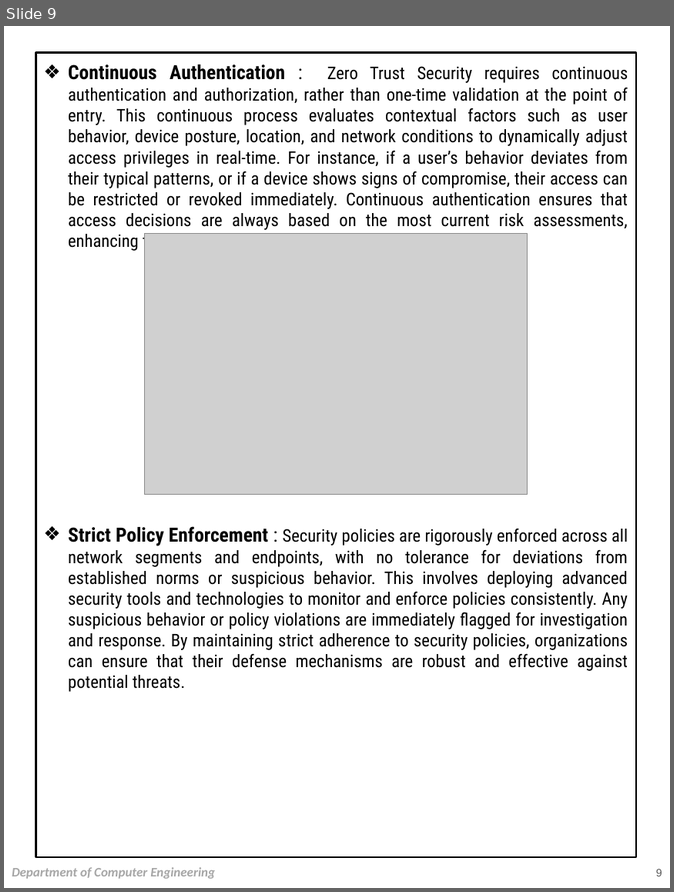
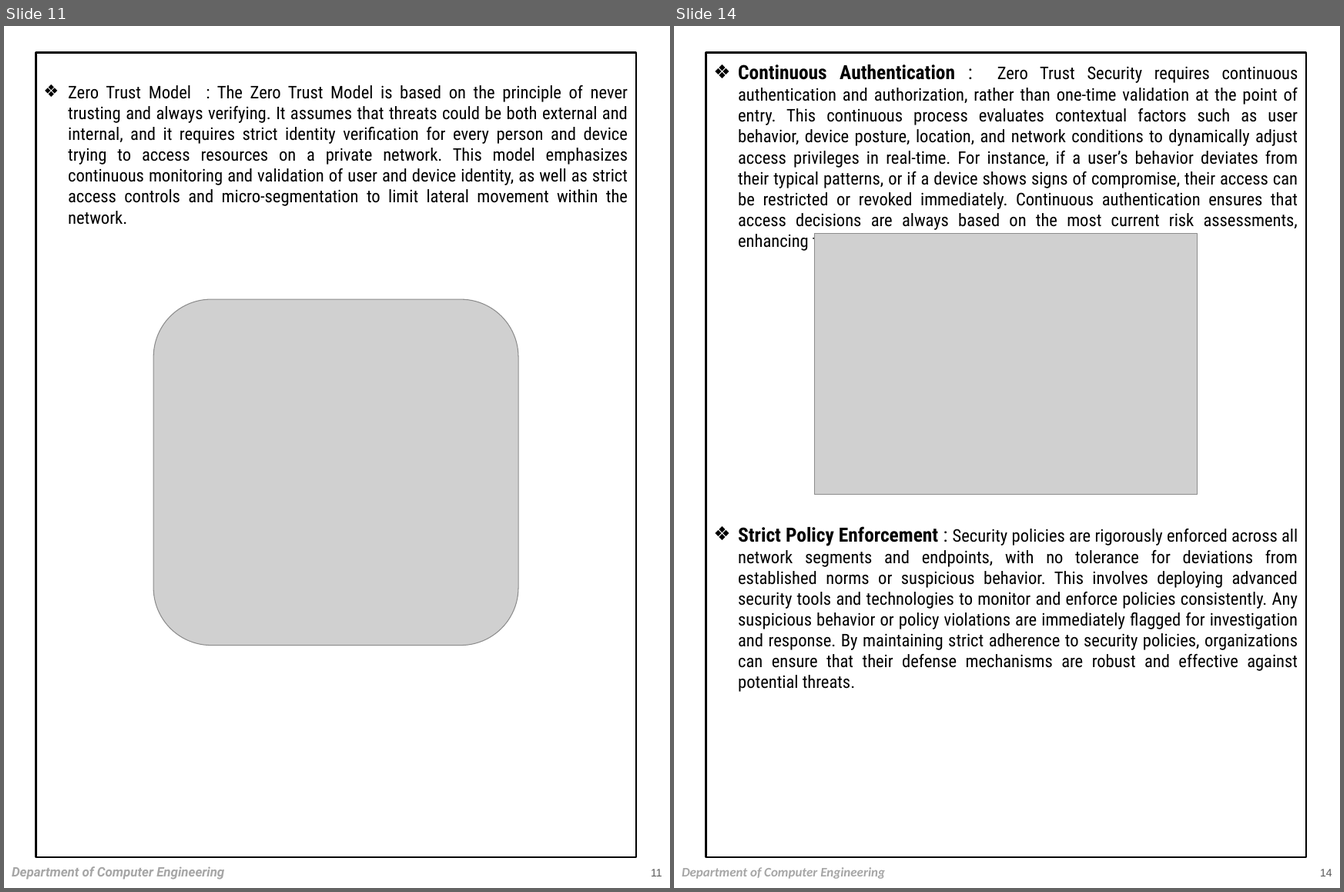
Before and after one commit to Silo5k3u8t4/semi, a slide deck: NEW.pptx. Shown side by side, each under a label of ours: slide 9 before the commit, slides 11 and 14 after it; the slides between them are not shown. The pictures are 674x892 and 1344x892 pixels, drawn with LibreOffice and Linux fonts; fonts in the diff are those of the drawing; grey boxes stand for pictures. Boxes give left, top, right and bottom in pixels: in the first picture for what was removed or moved away, otherwise in the second. Text is boxed around its words. In the diff, an @@ line names an element or a change of style, - is before the commit and + after.

Commit message:
deleted:    3.+Rajesh+Patel,+et+al.pdf 	new file:   360_F_717449686_5f2Keq9QpDX3yAGUgK0QJjQIkOQDPG5Y.webp 	new file:   BellLaPadula.png 	deleted:    CYCLE 1.pdf 	new file:   ClarkeWilsonSecurityModel.png 	new file:   NEW.pdf 	modified:   NEW.pptx 	deleted:    Network_Connectivity_plus_Zero_Trust_Security_Diagram.svg 	new file:   biba.png 	deleted:    cycle 1.ipynb - Colab.pdf 	new file:   delinea-discretionary-access-control-blog.png 	new file:   delinea-mandatory-access-control-blog-1.webp 	new file:   delinea-role-based-access-control-blog-1.png 	new file:   final draft report.pdf 	deleted:    nEW RWP.pdf 	deleted:    new.py 	new file:   security-7070879_960_720.png 	new file:   what-is-the-zero-trust-model-for-cybersecurity-really-image-1.png 	deleted:    zta-project-description-final.pdf

```diff
--- a/NEW.pptx
+++ b/NEW.pptx
@@ slide 11 added at (4, 26, 670, 888), background #FFFFFF @@
@@ rectangle added at (36, 53, 636, 858), fill #FFFFFF, outline #000000 2 pt, 16 pt, text #000000 @@
+❖ Zero Trust Model : The Zero Trust Model is based on the principle of never trusting and always verifying. It assumes that threats could be both external and internal, and it requires strict identity verification for every person and device trying to access resources on a private network. This model emphasizes continuous monitoring and validation of user and device identity, as well as strict access controls and micro-segmentation to limit lateral movement within the network.
@@ picture added at (153, 299, 519, 645) @@
@@ text added at (12, 867, 224, 880), 12 pt, text #A6A6A6, bold, italic @@
+Department of Computer Engineering
@@ page number added at (651, 869, 662, 877), 10 pt, text #595959 @@
+11
@@ what was slide 9 is now slide 14 @@
@@ page number at (1320, 869, 1332, 877): text changed @@
-9
+14
```
Also in this commit, not shown: 8 slides changed, 5 other slides added, 18 other files.
